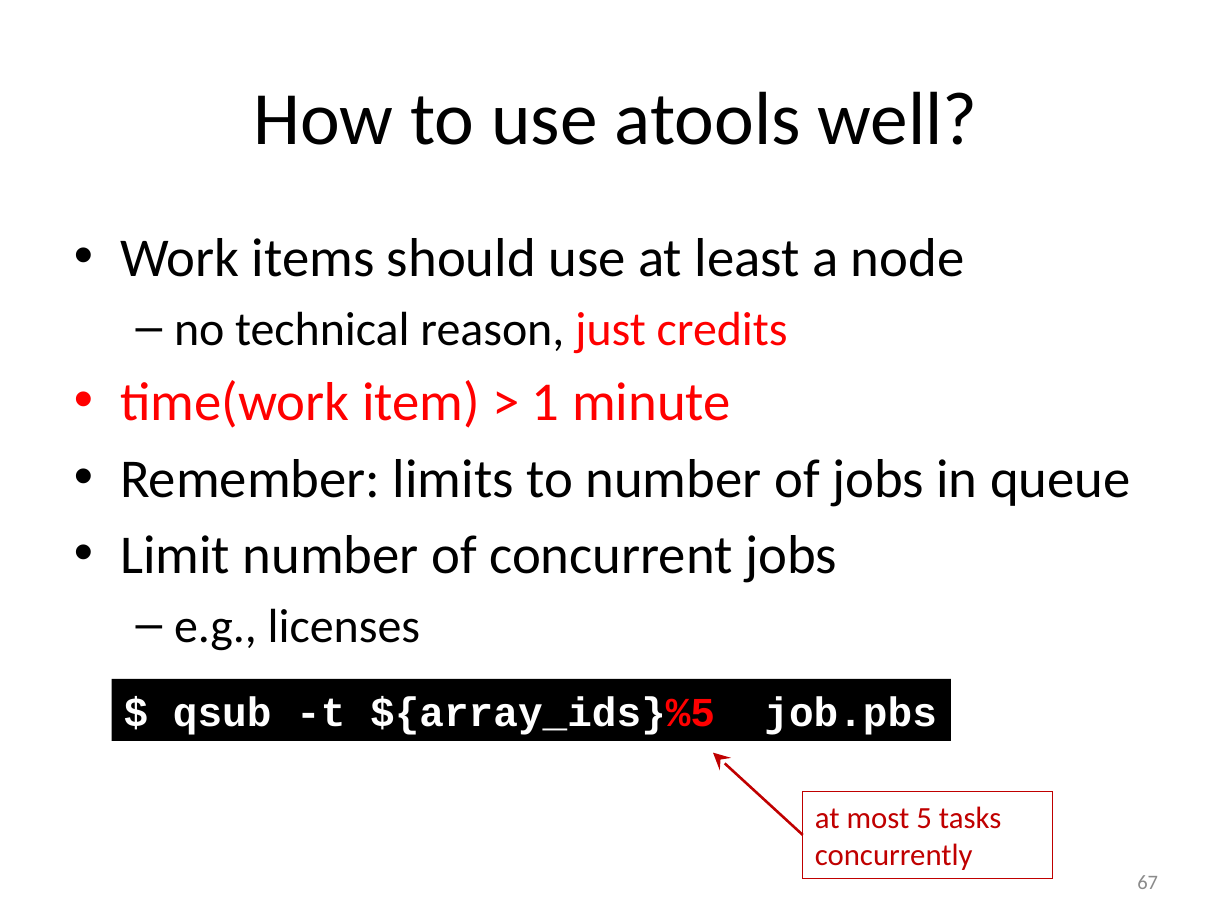
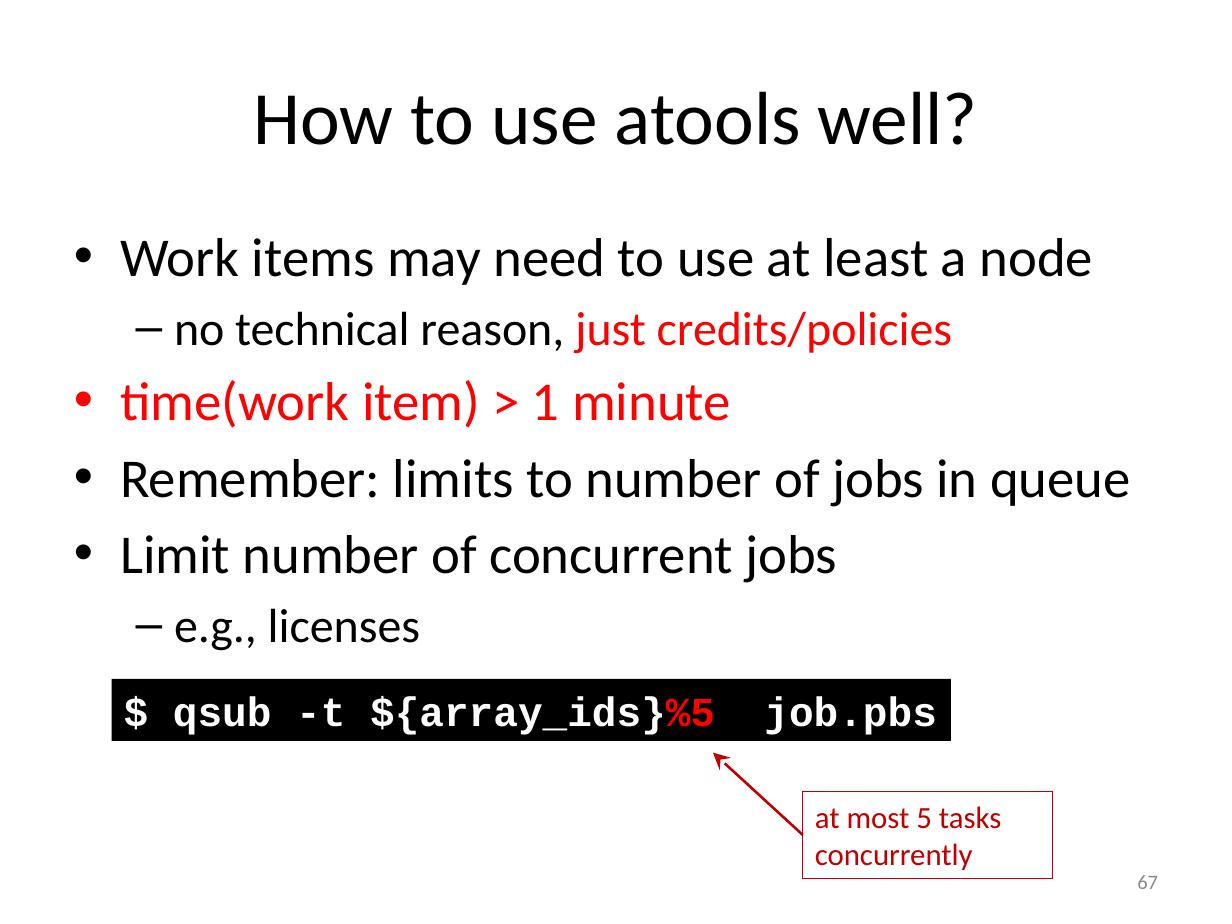
Before and after one commit to gjbex/worker-and-atools, a slide deck: slide 67 of worker_atools.pptx. Drawn at 1232x924 pixels with LibreOffice and Linux fonts; fonts in the diff are those of the drawing. Boxes give left, top, right and bottom in pixels: in the first picture for what was removed or moved away, otherwise in the second. Text is boxed around its words. In the diff, an @@ line names an element or a change of style, - is before the commit and + after.

Commit message:
Adjust remark on atools complete node usage

```diff
--- a/worker_atools.pptx
+++ b/worker_atools.pptx
@@ text at <box>120,238,1093,354</box>: text changed; size 32 to 28 pt @@
-• Work items should use at least a node
-  – no technical reason, just credits
+• Work items may need to use at least a node
+  – no technical reason, just credits/policies
```
